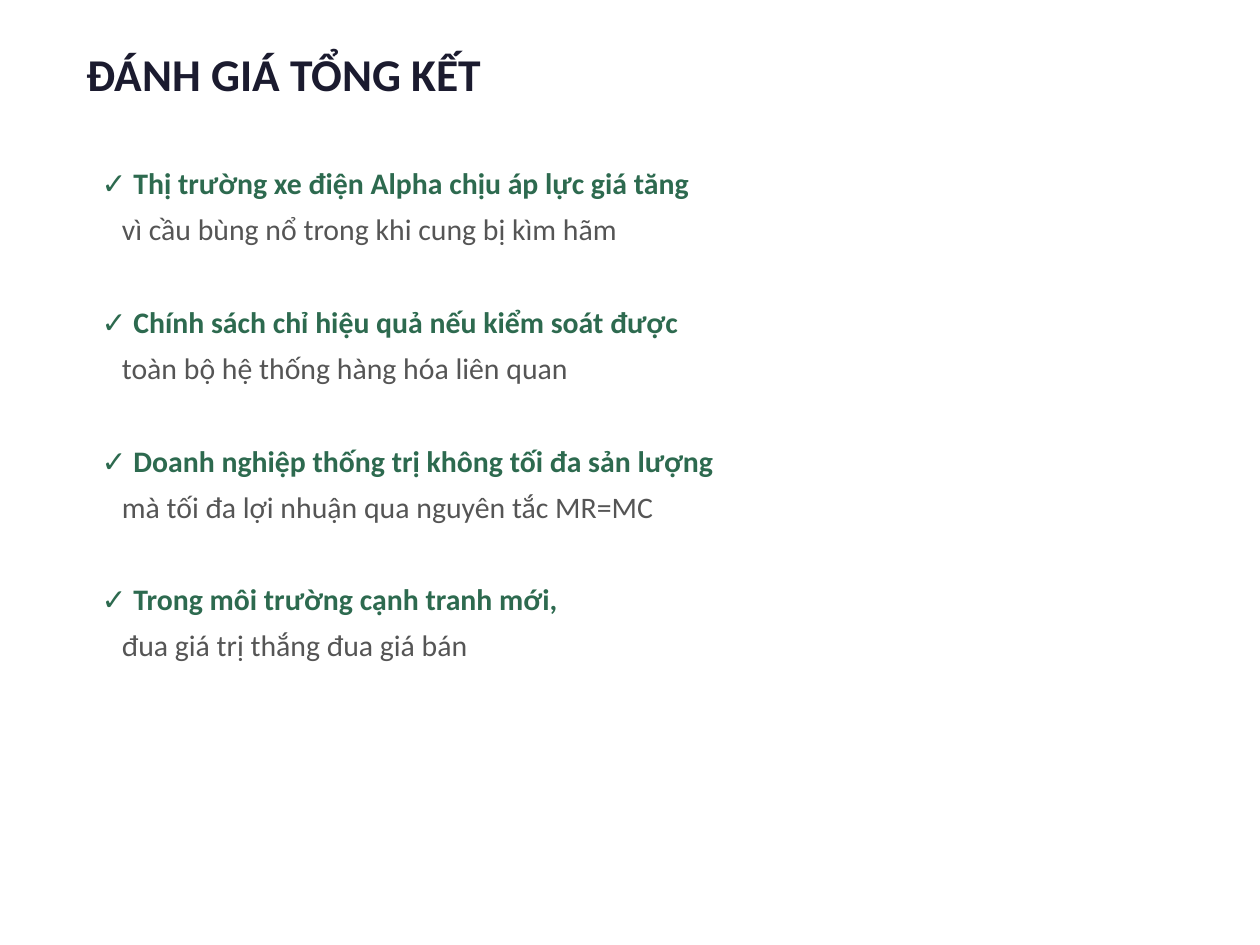
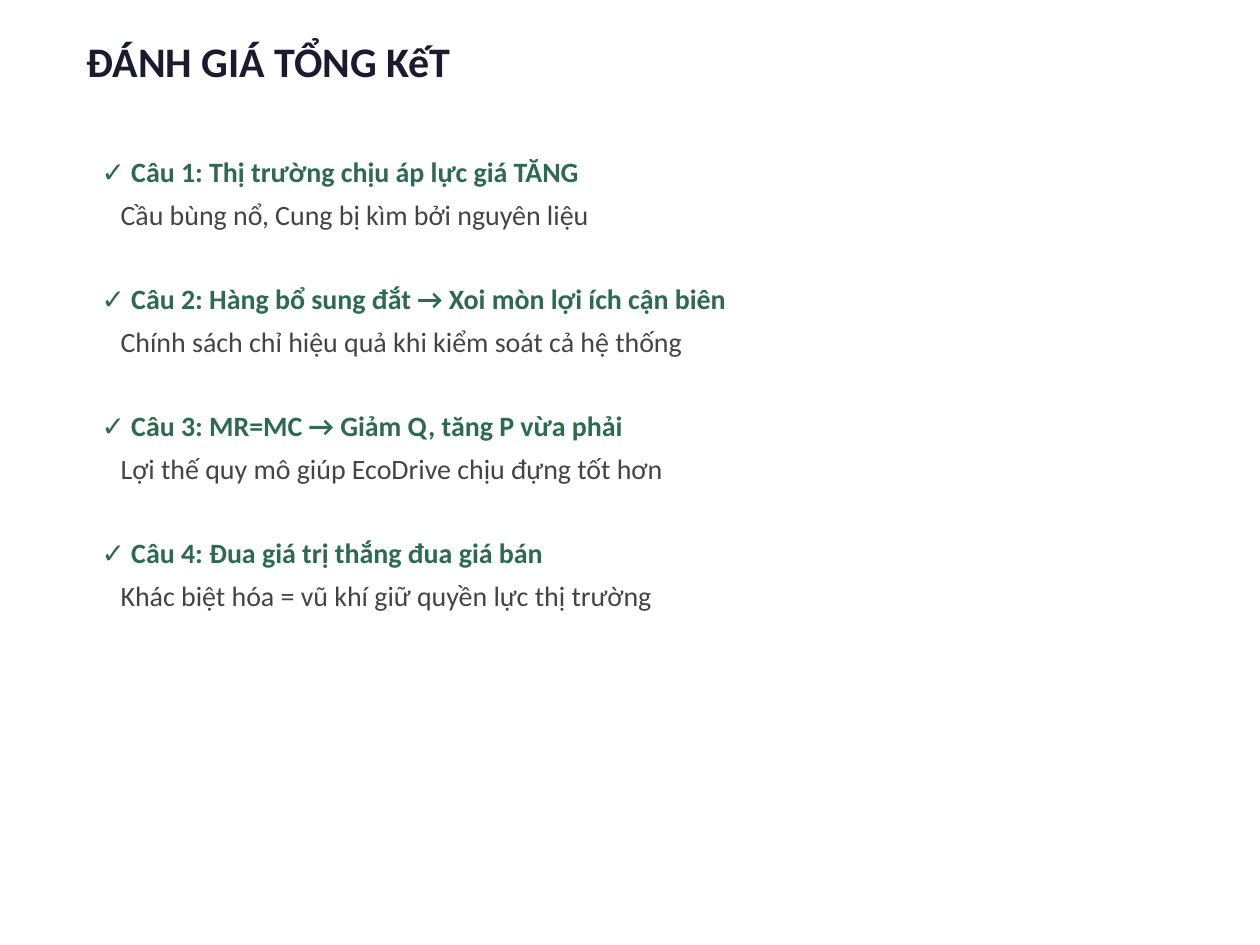
Before and after one commit to nhandanhhuynh/MBA-Knowledge-Vault, a slide deck: slide 17 of 01_Courses/01_Active/00_BSKT/00_Kinh Te Vi Mo/07_AI-Workspace/Outputs/Xe-dien-Alpha-Trinh-bay.pptx. Drawn at 1260x945 pixels with LibreOffice and Linux fonts; fonts in the diff are those of the drawing. Boxes give left, top, right and bottom in pixels: in the first picture for what was removed or moved away, otherwise in the second. Text is boxed around its words. In the diff, an @@ line names an element or a change of style, - is before the commit and + after.

```diff
--- a/01_Courses/01_Active/00_BSKT/00_Kinh Te Vi Mo/07_AI-Workspace/Outputs/Xe-dien-Alpha-Trinh-bay.pptx
+++ b/01_Courses/01_Active/00_BSKT/00_Kinh Te Vi Mo/07_AI-Workspace/Outputs/Xe-dien-Alpha-Trinh-bay.pptx
@@ text at [87,43,450,78]: text changed; size 26 to 24 pt @@
-ĐÁNH GIÁ TỔNG KẾT
+ĐÁNH GIÁ TỔNG KếT
@@ text at [121,159,726,611]: text changed; size 17 to 16 pt; text colour #2D6A4F to #444444; bold off @@
-✓ Thị trường xe điện Alpha chịu áp lực giá tăng
-vì cầu bùng nổ trong khi cung bị kìm hãm
-✓ Chính sách chỉ hiệu quả nếu kiểm soát được
-toàn bộ hệ thống hàng hóa liên quan
-✓ Doanh nghiệp thống trị không tối đa sản lượng
-mà tối đa lợi nhuận qua nguyên tắc MR=MC
-✓ Trong môi trường cạnh tranh mới,
-đua giá trị thắng đua giá bán
+✓ Câu 1: Thị trường chịu áp lực giá TĂNG
+Cầu bùng nổ, Cung bị kìm bởi nguyên liệu
+✓ Câu 2: Hàng bổ sung đắt → Xoi mòn lợi ích cận biên
+Chính sách chỉ hiệu quả khi kiểm soát cả hệ thống
+✓ Câu 3: MR=MC → Giảm Q, tăng P vừa phải
+Lợi thế quy mô giúp EcoDrive chịu đựng tốt hơn
+✓ Câu 4: Đua giá trị thắng đua giá bán
+Khác biệt hóa = vũ khí giữ quyền lực thị trường
```
Also in this commit, not shown: 10 other slides changed, 7 slides added, 7 slides removed, 12 other files.
